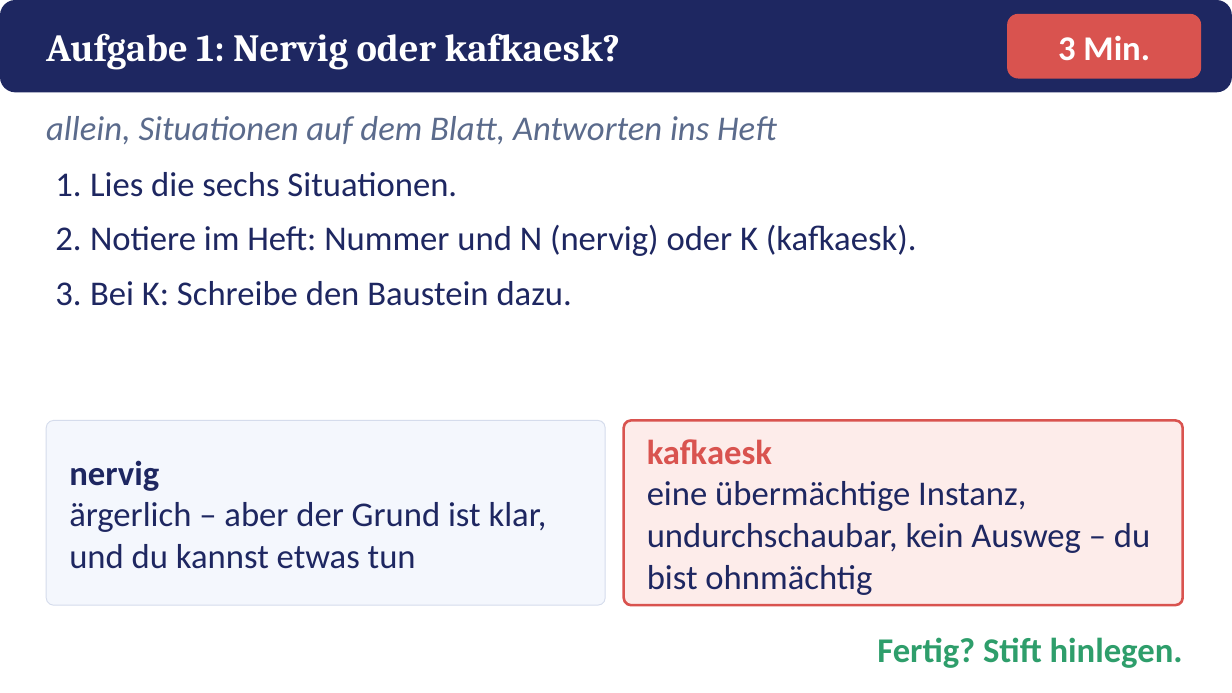
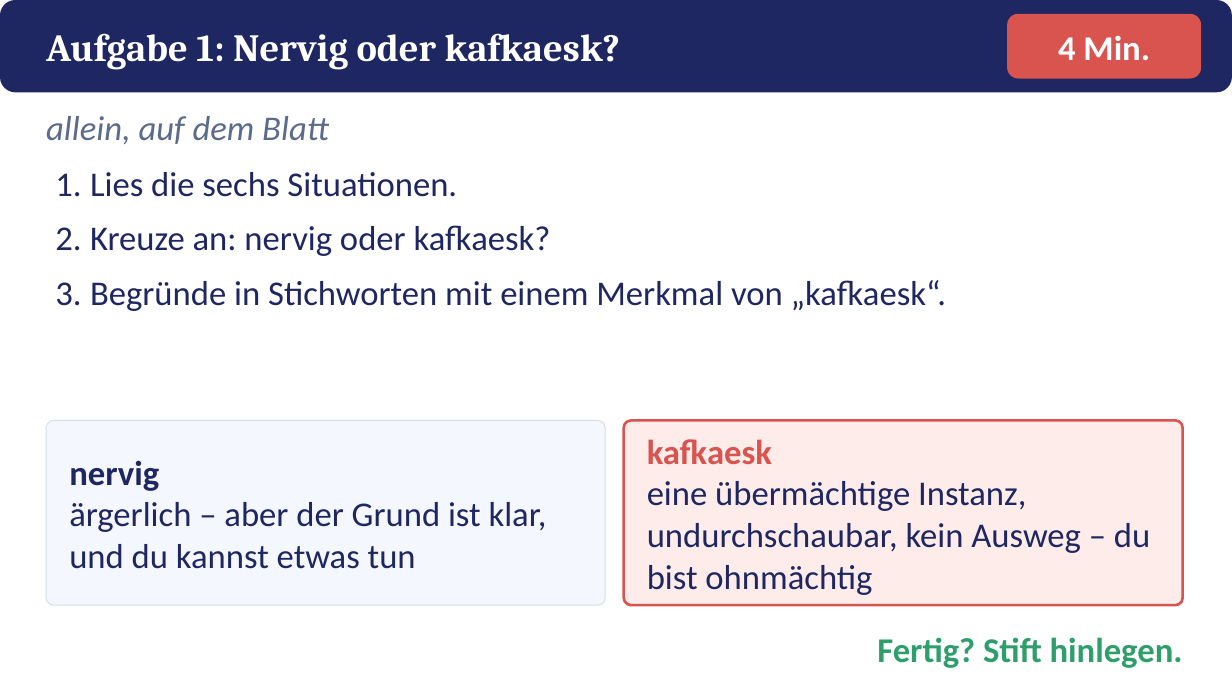
Before and after one commit to golzkonstantin-gif/Schule, a slide deck: slide 8 of Deutsch_11/Kafka_Vor_dem_Gesetz/Praesentation_Vor_dem_Gesetz.pptx. Drawn at 1232x693 pixels with LibreOffice and Linux fonts; fonts in the diff are those of the drawing. Boxes give left, top, right and bottom in pixels: in the first picture for what was removed or moved away, otherwise in the second. Text is boxed around its words. In the diff, an @@ line names an element or a change of style, - is before the commit and + after.

```diff
--- a/Deutsch_11/Kafka_Vor_dem_Gesetz/Praesentation_Vor_dem_Gesetz.pptx
+++ b/Deutsch_11/Kafka_Vor_dem_Gesetz/Praesentation_Vor_dem_Gesetz.pptx
@@ text at (x1=1058, y1=35, x2=1150, y2=60): text changed @@
-3 Min.
+4 Min.
@@ text at (x1=46, y1=116, x2=329, y2=144): text changed @@
-allein, Situationen auf dem Blatt, Antworten ins Heft
+allein, auf dem Blatt
@@ text at (x1=90, y1=225, x2=946, y2=311): text changed @@
-2. Notiere im Heft: Nummer und N (nervig) oder K (kafkaesk).
-3. Bei K: Schreibe den Baustein dazu.
+2. Kreuze an: nervig oder kafkaesk?
+3. Begründe in Stichworten mit einem Merkmal von „kafkaesk“.
```
Also in this commit, not shown: 10 other files.
